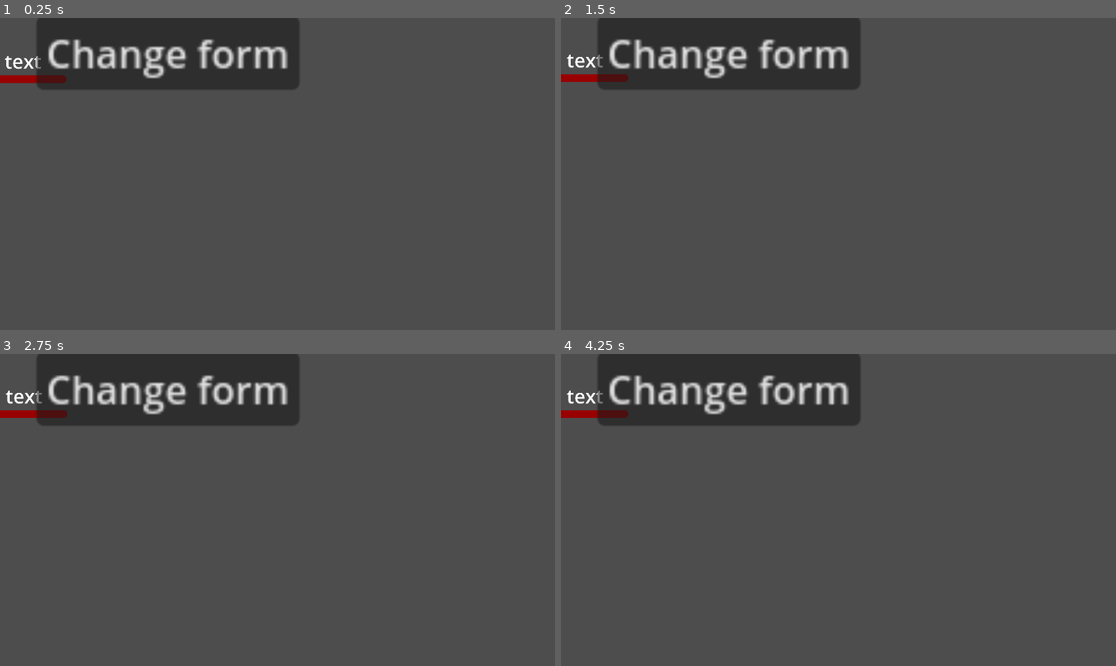
Above: before the commit, frames 1-4 (two rows, left to right).
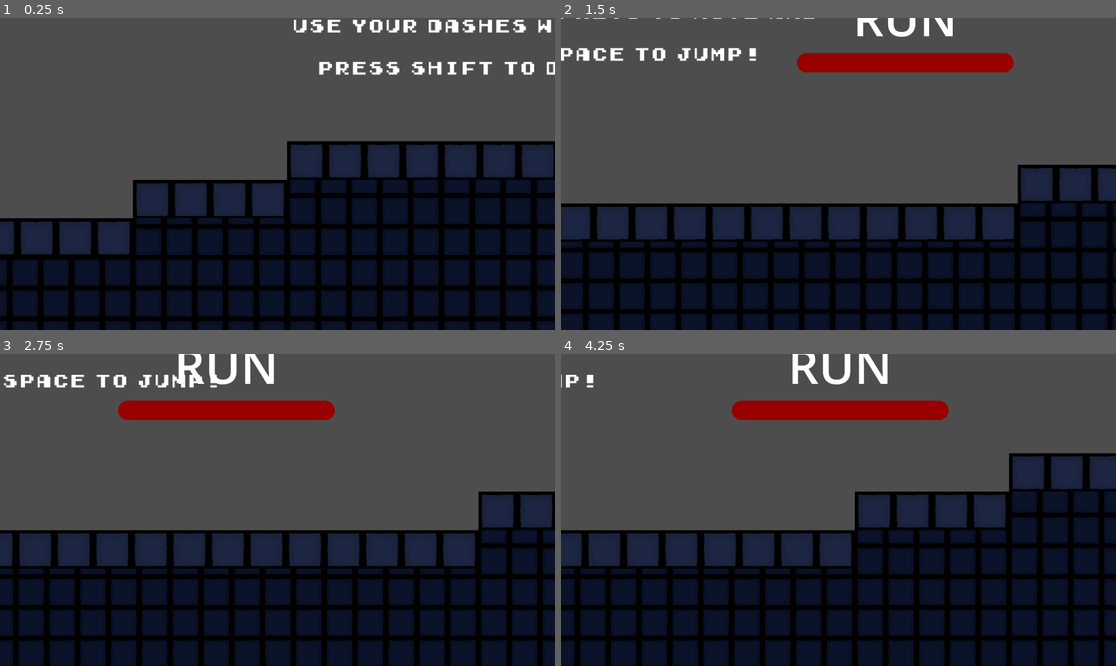
Above: after the commit, the same moments.

Repository: alexeiMikhail/evo
Game: Godot game, scene res://level_1.tscn
Same seed, same stepped clock (60 frames per second), same inputs: the game is played once before the commit and once after it. Before the commit the project starts from res://test_room.tscn.
Inputs:
- Up to frame 1 (0.25 s): no input
- Up to frame 2 (1.5 s): tap Space at 0.5, 1.25 s; hold Right (move_right) from 0.53 s (still down); tap Shift (dash) at 0.6, 1.35 s; tap Up (jump) at 0.77 s
- Up to frame 3 (2.75 s): tap Up (jump) at 1.52 s; tap Space at 2 s; release Right (move_right) at 2.03 s; hold Left (move_left) from 2.03 s (still down); tap Shift (dash) at 2.1 s
- Up to frame 4 (4.25 s): tap Space at 2.75, 3.5 s; release Left (move_left) at 2.78 s; hold Right (move_right) from 2.78 s (still down); tap Shift (dash) at 2.85, 3.6 s; tap Up (jump) at 3.02, 3.77 s

The runs differ from the first frame. In frame 1, 63% of the frame differs, in the area x 0-100%, y 0-100%; in frame 2, 55%; in frame 3, 56%; in frame 4, 63%.
Error before the commit: Trying to assign value of type 'Sprite2D' to a variable of type 'AnimatedSprite2D'. (res://alien.gd:6)

Commit message:
Reload scene upon player death

Diff:
--- a/alien.gd
+++ b/alien.gd
@@ -3,13 +3,14 @@
 
 @onready var change_timer: Timer = %ChangeTimer
 @onready var progress_bar: ProgressBar = %ProgressBar
-@onready var sprite_2d: AnimatedSprite2D = %Sprite2D
+@onready var sprite_2d: Sprite2D = %Sprite2D
 @onready var label: Label = %Label
 @onready var dash_timer: Timer = %DashTimer
 @onready var coyote_timer: Timer = %CoyoteTimer
 
 enum States {RUN, FLY, SWIM, COUNT}
 @export var state: States
+@export var starting_location: Marker2D
 
 var in_water: bool = false
 var is_dashing: bool = false
@@ -33,6 +34,7 @@
 func _ready() -> void:
 	progress_bar.max_value = change_timer.wait_time
 	label.text = States.keys()[state]
+	global_position = starting_location.global_position
 
 
 func _process(_delta: float) -> void:
@@ -213,7 +215,7 @@
 
 
 func die():
-	pass
+	get_tree().reload_current_scene()
 
 
 func pick_up_evopellet():
--- a/level_1.tscn
+++ b/level_1.tscn
@@ -88,8 +88,9 @@
 [node name="StaticBody2D" type="StaticBody2D" parent="."]
 position = Vector2(6834, -474)
 
-[node name="Alien" parent="StaticBody2D" instance=ExtResource("1_qmwnj")]
+[node name="Alien" parent="StaticBody2D" node_paths=PackedStringArray("starting_location") instance=ExtResource("1_qmwnj")]
 position = Vector2(136, 309)
+starting_location = NodePath("../../StartingLocation")
 
 [node name="Camera2D" type="Camera2D" parent="StaticBody2D/Alien"]
 zoom = Vector2(1.25, 1.25)
@@ -514,3 +515,6 @@
 [node name="CollisionShape2D2" type="CollisionShape2D" parent="key2"]
 position = Vector2(3328, 320)
 shape = SubResource("RectangleShape2D_o14kt")
+
+[node name="StartingLocation" type="Marker2D" parent="."]
+position = Vector2(546, 210)
--- a/project.godot
+++ b/project.godot
@@ -11,7 +11,7 @@
 [application]
 
 config/name="Evo"
-run/main_scene="res://test_room.tscn"
+run/main_scene="res://level_1.tscn"
 config/features=PackedStringArray("4.3", "GL Compatibility")
 
 [input]
